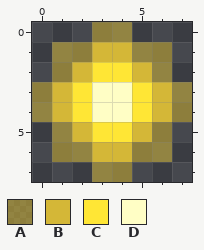
Pixel-art file: game/resources/bullet.aseprite. This is how it looked before the edit.
8x8 pixels, 1 frame.
Palette (. is transparent): A #d4b73789  B #d4b737  C #ffe635  D #fffec5
New version:
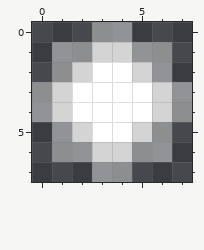
From old to new:
{"colour":"A","old":"#d4b73789","new":"#d4d4d489"}
{"colour":"B","old":"#d4b737","new":"#d4d4d4"}
{"colour":"C","old":"#ffe635","new":"#ffffff"}
{"where": "layer \"Layer 2\""}
{"y":3,"x":3,"old":"DD","new":"CC"}
{"y":4,"x":3,"old":"DD","new":"CC"}
{"label":"changed","picture_box":[32,22,192,182]}
